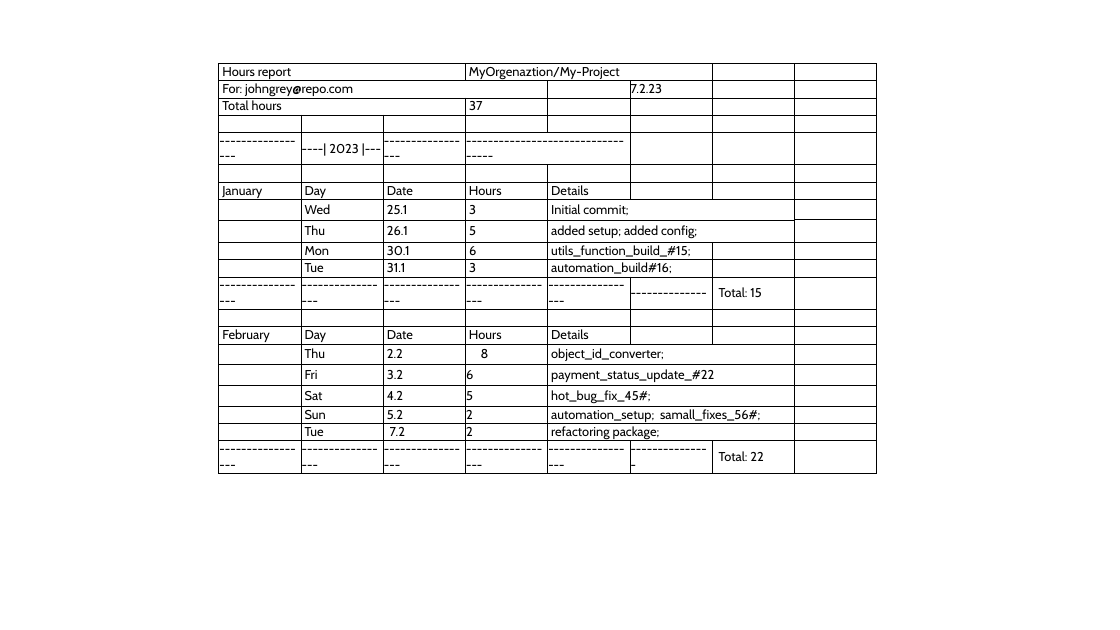
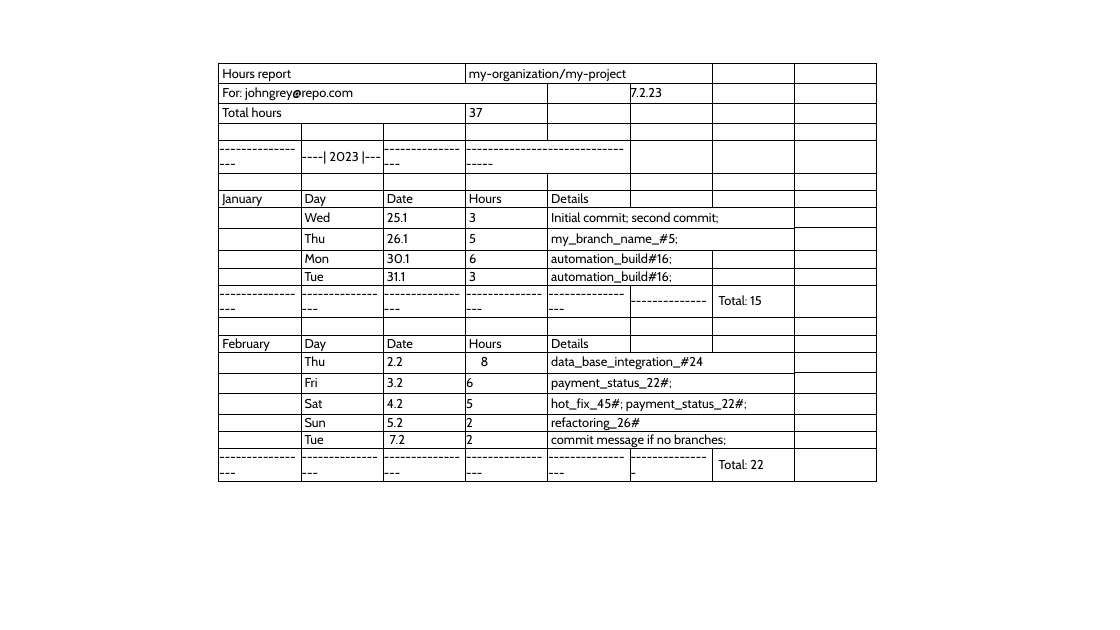
Before and after one commit to ChenPeleg/hours-report, a slide deck: slide 1 of docs/site/assets/table exmple.pptx. Drawn at 1120x630 pixels with LibreOffice and Linux fonts; fonts in the diff are those of the drawing. Boxes give left, top, right and bottom in pixels: in the first picture for what was removed or moved away, otherwise in the second. Text is boxed around its words. In the diff, an @@ line names an element or a change of style, - is before the commit and + after.

```diff
--- a/docs/site/assets/table exmple.pptx
+++ b/docs/site/assets/table exmple.pptx
@@ table at (218, 64, 877, 473) @@
-row 1, column 4: MyOrgenaztion/My-Project
+row 1, column 4: my-organization/my-project
-row 8, column 5: Initial commit;
+row 8, column 5: Initial commit; second commit;
-row 9, column 5: added setup; added config;
+row 9, column 5: my_branch_name_#5;
-row 10, column 5: utils_function_build_#15;
+row 10, column 5: automation_build#16;
-row 15, column 5: object_id_converter;
+row 15, column 5: data_base_integration_#24
-row 16, column 5: payment_status_update_#22
+row 16, column 5: payment_status_22#;
-row 17, column 5: hot_bug_fix_45#;
+row 17, column 5: hot_fix_45#; payment_status_22#;
-row 18, column 5: automation_setup; samall_fixes_56#;
+row 18, column 5: refactoring_26#
-row 19, column 5: refactoring package;
+row 19, column 5: commit message if no branches;
```
Also in this commit, not shown: 2 other files.
